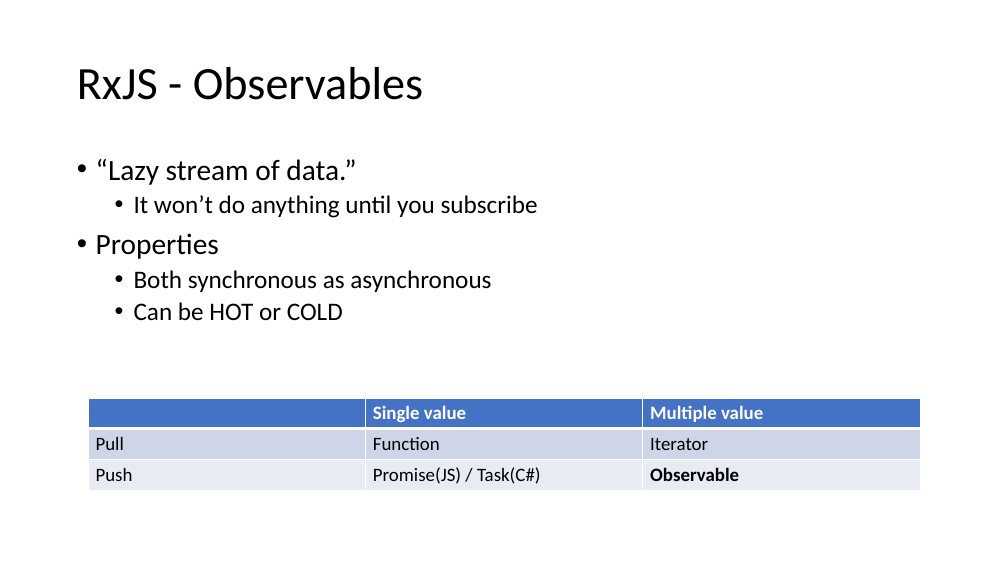
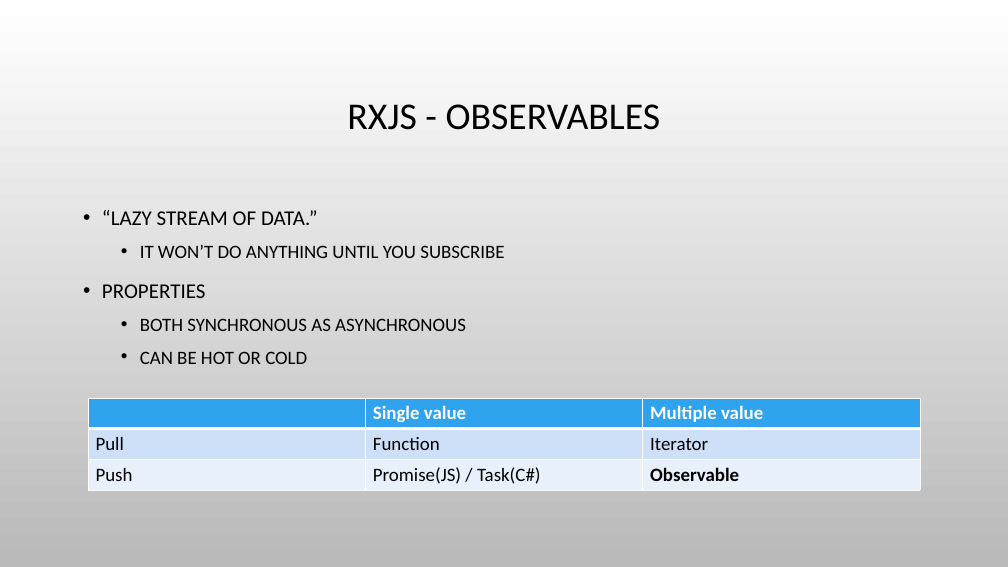
Before and after one commit to bertleemput/reactive-demo, a slide deck: slide 8 of Reactive Programming.pptx (slide 7 before the commit). Drawn at 1008x567 pixels with LibreOffice and Linux fonts; fonts in the diff are those of the drawing; background and template pictures are left out. Boxes give left, top, right and bottom in pixels: in the first picture for what was removed or moved away, otherwise in the second. Text is boxed around its words. In the diff, an @@ line names an element or a change of style, - is before the commit and + after.

```diff
--- a/Reactive Programming.pptx
+++ b/Reactive Programming.pptx
@@ background #FFFFFF to picture (left out) @@
@@ title at <box>347,104,661,130</box>: text changed; size 44 to 36 pt @@
-RxJS - Observables
+RXJS - OBSERVABLES
@@ text at <box>102,210,504,364</box>: text changed; size 24 to 18 pt @@
-• “Lazy stream of data.”
-  • It won’t do anything until you subscribe
-• Properties
-  • Both synchronous as asynchronous
-  • Can be HOT or COLD
+• “LAZY STREAM OF DATA.”
+  • IT WON’T DO ANYTHING UNTIL YOU SUBSCRIBE
+• PROPERTIES
+  • BOTH SYNCHRONOUS AS ASYNCHRONOUS
+  • CAN BE HOT OR COLD
@@ table at <box>88,399,920,491</box> @@
@@ fill #4472C4 to #2FA3EE in row 1 @@
@@ fill #CFD5EA to #CDE0F8 in row 2 @@
@@ fill #E9EBF5 to #E8F0FC in row 3 @@
```
Also in this commit, not shown: 12 other slides changed, 4 slides added.
